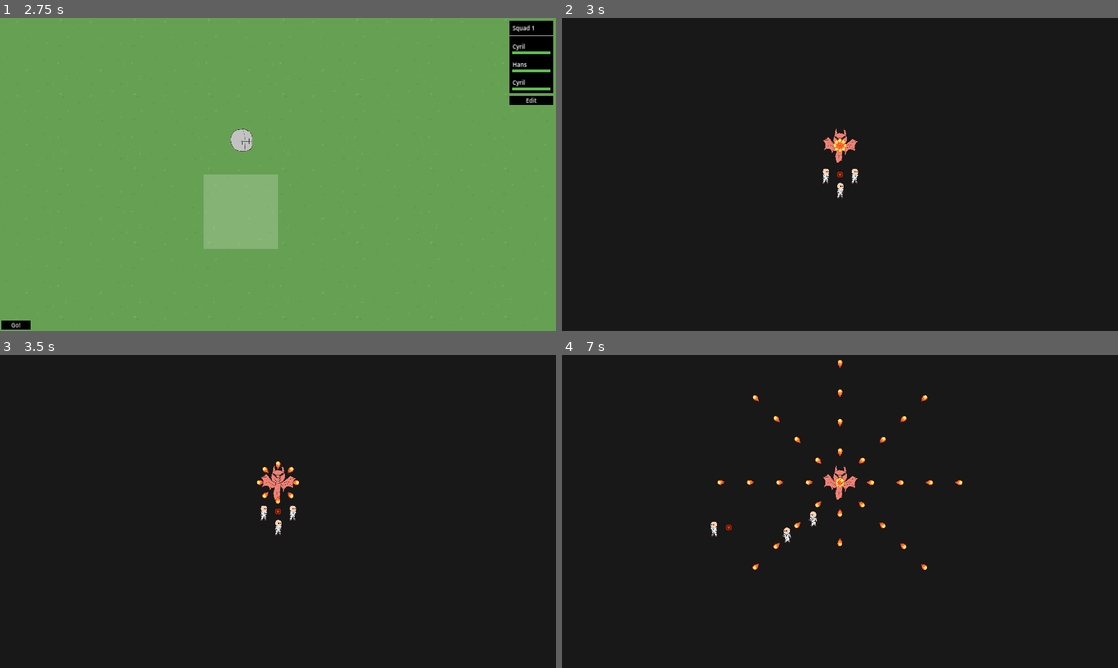
Above: before the commit, frames 1-4 (two rows, left to right).
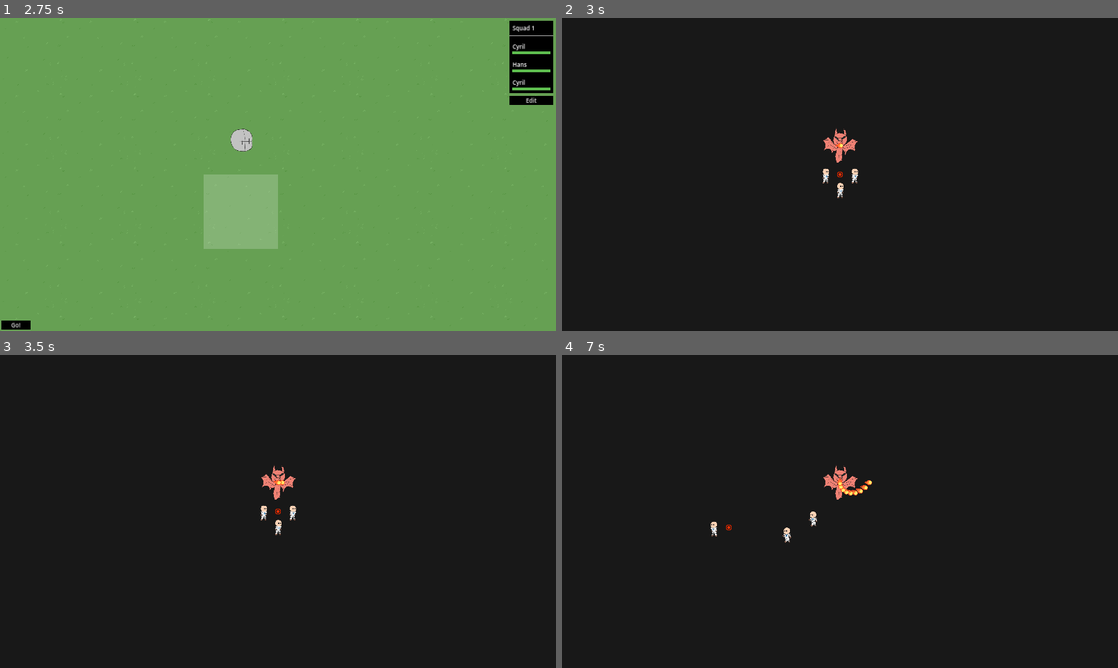
Above: after the commit, the same moments.

Repository: Hokome/BulletHellJam5
Game: Godot game, scene res://game.tscn
Same seed, same stepped clock (60 frames per second), same inputs: the game is played once before the commit and once after it.
Inputs (mouse positions are in pixels of both pictures, inside the frame that each line leads up to):
- Up to frame 1 (2.75 s): click (216, 174) at 0.52 s; click (216, 174) at 1.27 s; click (216, 174) at 2.02 s
- Up to frame 2 (3 s): click "Go!" at 2.75 s
- Up to frame 3 (3.5 s): no input
- Up to frame 4 (7 s): tap Enter at 3.5 s; move the mouse to (840, 511) at 3.52 s; click (840, 511) at 3.6 s; move the mouse to (728, 527) at 4.27 s; right-click (728, 527) at 4.35 s; click (728, 527) at 4.42 s; move the mouse to (895, 442) at 5.02 s; click (895, 442) at 5.1 s; move the mouse to (812, 574) at 5.77 s; right-click (812, 574) at 5.85 s; click (812, 574) at 5.92 s; move the mouse to (1006, 558) at 6.52 s; click (1006, 558) at 6.6 s

Frame 1 is identical in both runs. In frame 2, less than 0.1% of the frame differs, in the area x 48-52%, y 38-43%; in frame 3, 0.1%; in frame 4, 0.6%, in the area x 28-72%, y 1-69%.

Commit message:
Projectile spacing

Diff:
--- a/attacks/ally_fireball.tscn
+++ b/attacks/ally_fireball.tscn
@@ -10,7 +10,8 @@
 script = ExtResource("1_ctm6t")
 speed = 2000.0
 faction = 1
-damage = 30
+damage = 4
+lifetime = 10.0
 
 [node name="sprite" type="Sprite2D" parent="."]
 self_modulate = Color(0, 1, 0.0666666, 1)
--- a/attacks/projectile.tscn
+++ b/attacks/projectile.tscn
@@ -8,8 +8,9 @@
 
 [node name="projectile" type="Area2D"]
 script = ExtResource("1_3k063")
-speed = 200.0
+speed = 50.0
 faction = 2
+damage = 2
 
 [node name="sprite" type="Sprite2D" parent="."]
 position = Vector2(-13, 1)
--- a/attacks/projectile_pattern.gd
+++ b/attacks/projectile_pattern.gd
@@ -2,13 +2,24 @@
 
 @export var projectile_scene: PackedScene
 @export var projectile_count: int
+@export var total_angle: float = 360
+@export var spacing: float = 0
 
 func shoot(origin: Node2D, parent: Node2D):
-	var step := 2 * PI / projectile_count
+	var step := deg_to_rad(total_angle) / projectile_count
+	var timer: BattleTimer
+	if spacing > 0:
+		timer = time_manager.create_timer(spacing, false)
+		origin.add_child(timer)
+
 	for i in projectile_count:
 		var proj := create_projectile(projectile_scene, parent)
 		proj.global_position = origin.global_position
 		proj.rotate(step * i)
+		if timer:
+			await timer.timeout
+
+	if timer: timer.queue_free()
 
 func create_projectile(scene: PackedScene, parent: Node2D) -> Node2D:
 	var node = scene.instantiate()
--- a/units/ally/unit.tscn
+++ b/units/ally/unit.tscn
@@ -13,7 +13,7 @@
 size = Vector2(32, 64)
 
 [sub_resource type="CircleShape2D" id="CircleShape2D_qa1u3"]
-radius = 500.0
+radius = 600.0
 
 [node name="unit_controller" type="CharacterBody2D"]
 motion_mode = 1
--- a/units/enemy/enemy.tscn
+++ b/units/enemy/enemy.tscn
@@ -10,7 +10,9 @@
 [sub_resource type="Resource" id="Resource_pqhk1"]
 script = ExtResource("3_v8s31")
 projectile_scene = ExtResource("2_r3ey5")
-projectile_count = 8
+projectile_count = 32
+total_angle = 360.0
+spacing = 0.5
 
 [sub_resource type="CircleShape2D" id="CircleShape2D_jqobl"]
 radius = 128.0
@@ -18,11 +20,11 @@
 [node name="enemy" type="Node2D"]
 script = ExtResource("1_trqow")
 pattern = SubResource("Resource_pqhk1")
-cooldown = 1.0
+cooldown = 10.0
 
 [node name="health" type="Node2D" parent="."]
 script = ExtResource("4_ssyq8")
-max_value = 30
+max_value = 50
 
 [node name="sprite" type="Sprite2D" parent="."]
 texture = ExtResource("4_jaleb")
--- a/units/unit_manager.gd
+++ b/units/unit_manager.gd
@@ -189,8 +189,6 @@
 		for stat in stats.values():
 			stat.generate_precise()
 
-		print(stats)
-
 func create_random_unit() -> Unit:
 		var unit := Unit.new()
 		var is_male: bool = randi() % 2;
